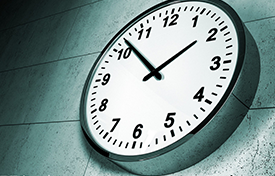
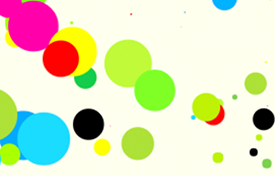
The second (275, 176) image is a revision of the first. Changes to its layers:
hid "clock" (1st of 2) over bbox(0, 0, 275, 176)
hid "piano" over bbox(0, 0, 275, 176)
painted on "quan" over bbox(0, 0, 275, 176)
